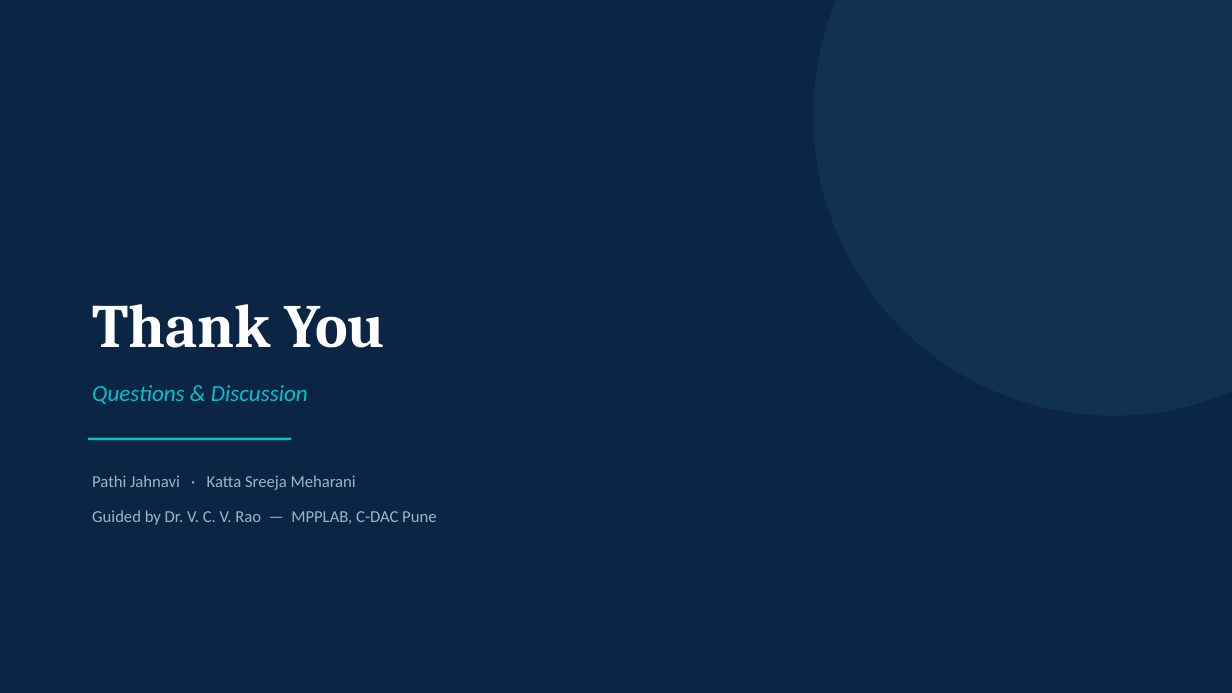
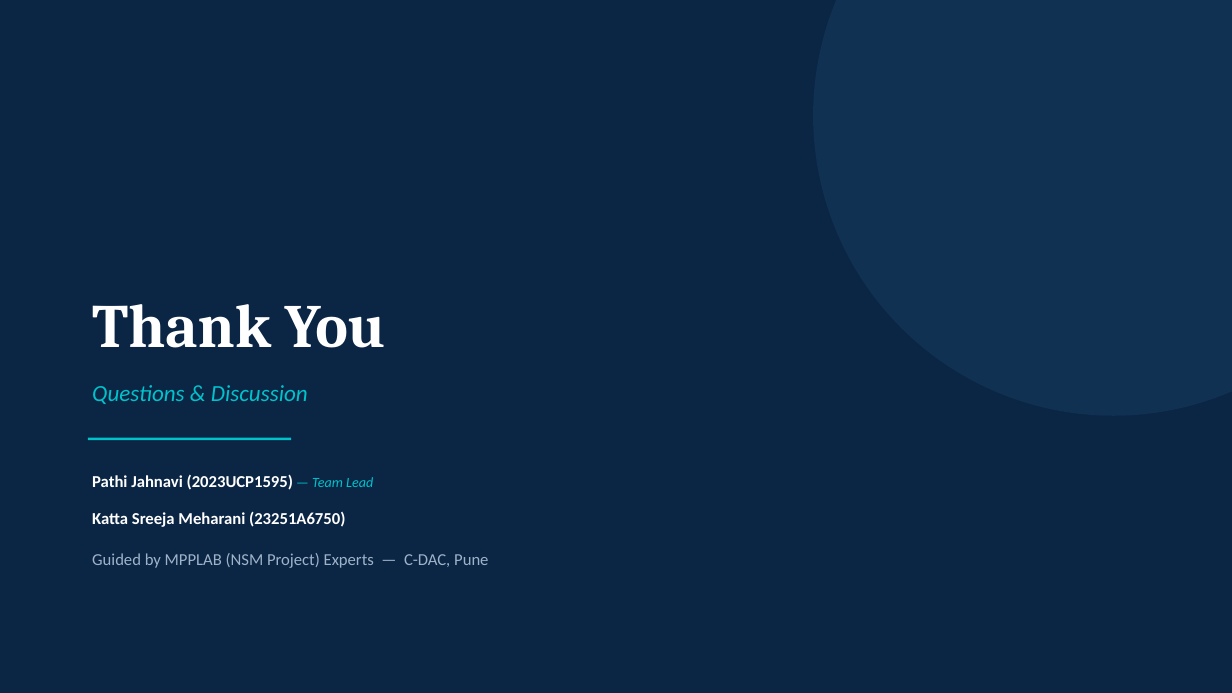
Before and after one commit to Jahnavi-915/telecom-stream-processing-framework, a slide deck: slide 12 of docs/submissions/GROUP-E_ppt.pptx. Drawn at 1232x693 pixels with LibreOffice and Linux fonts; fonts in the diff are those of the drawing. Boxes give left, top, right and bottom in pixels: in the first picture for what was removed or moved away, otherwise in the second. Text is boxed around its words. In the diff, an @@ line names an element or a change of style, - is before the commit and + after.

```diff
--- a/docs/submissions/GROUP-E_ppt.pptx
+++ b/docs/submissions/GROUP-E_ppt.pptx
@@ text at [92, 474, 373, 490]: text changed; text colour #9FB3C8 to #FFFFFF; bold on @@
-Pathi Jahnavi · Katta Sreeja Meharani
+Pathi Jahnavi (2023UCP1595) — Team Lead
@@ text added at [92, 511, 345, 527], 13 pt, text #FFFFFF, bold @@
+Katta Sreeja Meharani (23251A6750)
@@ text at [92, 553, 488, 568]: text changed @@
-Guided by Dr. V. C. V. Rao — MPPLAB, C-DAC Pune
+Guided by MPPLAB (NSM Project) Experts — C-DAC, Pune
```
Also in this commit, not shown: 1 other slide changed, 7 other files.
